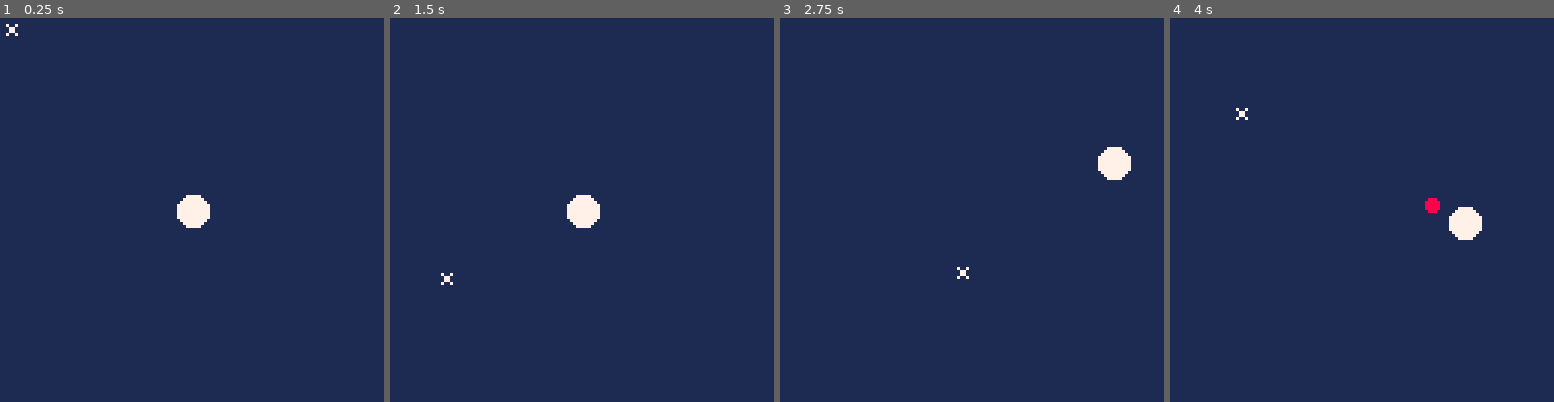
Above: before the commit, frames 1-4 (left to right).
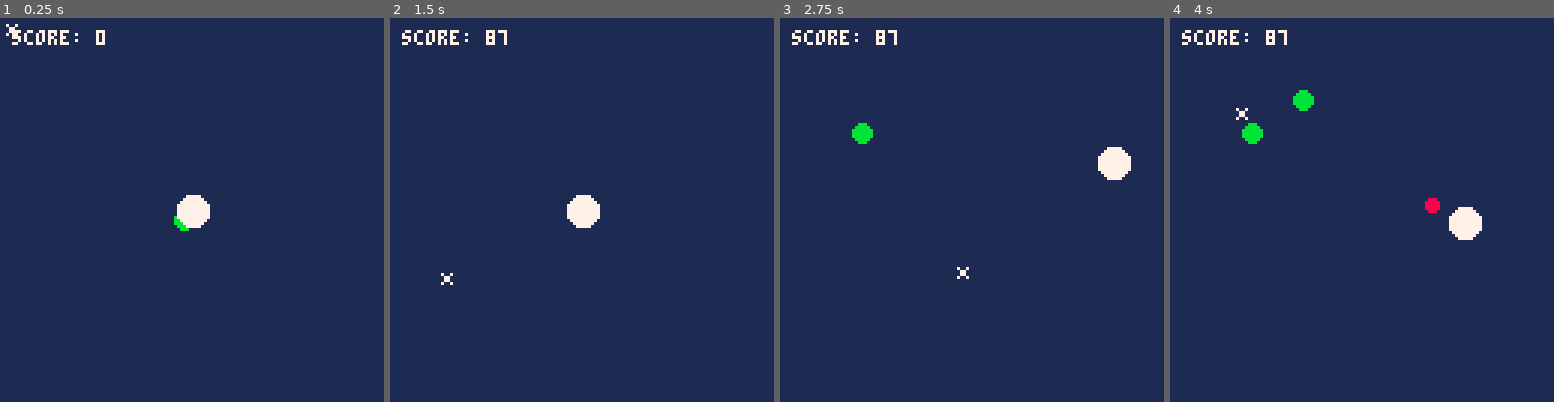
Above: after the commit, the same moments.

Repository: th3n3rd/pico8-games
Game: PICO-8 cartridge point-and-shoot.p8
Same seed, same stepped clock (60 frames per second), same inputs: the game is played once before the commit and once after it.
Inputs (mouse positions are in pixels of both pictures, inside the frame that each line leads up to):
- Up to frame 1 (0.25 s): no input
- Up to frame 2 (1.5 s): tap X (X key) at 0.33, 1.07 s; click (670, 121) at 0.67 s; tap O (Z key) at 0.7 s; click (436, 267) at 1.22 s
- Up to frame 3 (2.75 s): hold Right 1.6-2.1 s; tap O (Z key) at 1.7, 2.1, 2.5 s; click (887, 114) at 1.77 s; tap X (X key) at 1.85 s; hold Up 2.15-2.42 s; click (952, 259) at 2.32 s; hold Right from 2.47 s (still down)
- Up to frame 4 (4 s): click (1404, 106) at 2.87 s; tap O (Z key) at 2.9, 3.3, 3.7 s; tap X (X key) at 2.97 s; release Right at 3.03 s; hold Left 3.08-3.58 s; click (1465, 256) at 3.42 s; hold Down 3.63-3.97 s; click (1231, 102) at 3.97 s

The runs differ from the first frame. In frame 1, 0.4% of the frame differs, in the area x 3-50%, y 3-56%; in frame 2, 0.4%; in frame 3, 0.6%; in frame 4, 0.9%, in the area x 3-38%, y 3-33%.

Commit message:
Adds targets that can be hit, which results in scored points

Diff:
--- a/point-and-shoot.p8
+++ b/point-and-shoot.p8
@@ -4,31 +4,46 @@
 
 function _init()
     poke(0x5f2d, 1)
+
     debug = {}
+
+    high_score = score:new({
+        x = 4,
+        y = 4
+    })
+
     p1 = player:new({
         x = 64,
         y = 64,
         size = 5,
         trace = false
     })
+
+    targets = spawn_group:new()
 end
 
 function _update60()
-    p1:update()
+    p1:update(targets.objects, high_score)
+    targets:update()
 end
 
 function _draw()
     cls(1)
 
+    targets:draw()
+
     p1:draw()
 
+    high_score:draw()
+
     for i,d in ipairs(debug) do
-        print(d, 4, i * 6, 8)
+        print(d, 4, (i + 1) * 6, 8)
     end
 end
 -->8
 -- common
 
+sprite_size = 8
 sprite_half_size = 4
 
 class = {}
@@ -55,6 +70,14 @@
     self.y = max(0, min(128, self.y))
 end
 
+function entity:collides(other)
+    horizontal = abs(self.x - other.x)
+    vertical = abs(self.y - other.y)
+    tolerance = 2
+    threshold = sprite_size - tolerance
+    return horizontal <= threshold  and vertical <= threshold
+end
+
 wasd = {}
 
 function wasd:btn(key)
@@ -73,19 +96,20 @@
 -->8
 -- objects
 
-scope = entity:extend()
+crosshair = entity:extend()
 
 bullet = entity:extend({
     sx = 0,
     sy = 0,
     tx = 0,
     ty = 0,
-    speed = 6
+    speed = 6,
+    visible = true
 })
 
 player = entity:extend({
     size = 1,
-    scope = scope:new(),
+    crosshair = crosshair:new(),
     bullets = {},
     trace = false,
     gun = {
@@ -93,17 +117,31 @@
     }
 })
 
+target = entity:extend({
+    size = 1,
+    spawned_at = time(),
+})
+
+spawn_group = class:extend({
+    objects = {},
+    spawn_rate = 100,
+    spawn_cooldown = 0
+})
+
+score = entity:extend({
+    value = 0
+})
 -->8
 -- player
 
-function player:update()
+function player:update(targets, score)
     if (btn(⬆️) or wasd:btn(⬆️)) self.y -= 1
     if (btn(⬇️) or wasd:btn(⬇️)) self.y += 1
     if (btn(⬅️) or wasd:btn(⬅️)) self.x -= 1
     if (btn(➡️) or wasd:btn(➡️)) self.x += 1
 
     self:boxed()
-    self.scope:update()
+    self.crosshair:update()
 
     if (mouse:btn(1) and self.gun.cooldown <= 0) then
         add(self.bullets, bullet:new({
@@ -111,24 +149,31 @@
             y = self.y,
             sx = self.x,
             sy = self.y,
-            tx = self.scope.x + sprite_half_size,
-            ty = self.scope.y + sprite_half_size,
+            tx = self.crosshair.x + sprite_half_size,
+            ty = self.crosshair.y + sprite_half_size,
         }))
         self.gun.cooldown = 15
     end
 
     for b in all(self.bullets) do
         b:update()
-        if (b:is_offscreen()) del(self.bullets, b)
+        for t in all(targets) do
+            if (b:collides(t)) then
+                b:explode()
+                local points = t:hit()
+                score:update(points)
+            end
+        end
+        if (not b.visible) del(self.bullets, b)
     end
 
     self.gun.cooldown -= 1
 end
 
 function player:draw()
-    self.scope:draw()
-
-    if (self.trace) self.scope:trace(self)
+    self.crosshair:draw()
+
+    if (self.trace) self.crosshair:trace(self)
 
     circfill(self.x, self.y, self.size, 7)
 
@@ -137,18 +182,18 @@
     end
 end
 -->8
--- scope
-
-function scope:update()
+-- crosshair
+
+function crosshair:update()
     self.x = stat(32)
     self.y = stat(33)
 end
 
-function scope:draw()
+function crosshair:draw()
     spr(0, self.x, self.y)
 end
 
-function scope:trace(player)
+function crosshair:trace(player)
     line(
         player.x,
         player.y,
@@ -166,6 +211,7 @@
     local dy = sin(angle)
     self.x += dx * self.speed
     self.y += dy * self.speed
+    self.visible = self.visible and not self:is_offscreen()
 end
 
 function bullet:draw()
@@ -174,6 +220,69 @@
 
 function bullet:is_offscreen()
     return self.x <= 0 or self.x >= 128 or self.y <= 0 or self.y >= 128
+end
+
+function bullet:explode()
+    self.visible = false
+end
+-->8
+-- target
+
+function target:update()
+end
+
+function target:draw()
+    circfill(self.x, self.y, self.size, 11)
+end
+
+function target:hit()
+    self.state = "dead"
+    return self:points()
+end
+
+function target:points()
+    local delay = time() - self.spawned_at
+    local scaled_penalty = 10 * delay
+    return flr(max(0, 100 - scaled_penalty))
+end
+
+function target:is_dead()
+    return self.state == "dead"
+end
+
+function spawn_group:update()
+    if (self.spawn_cooldown <= 0) then
+        add(self.objects, target:new({
+            x = rnd(128),
+            y = rnd(128),
+            size = 3,
+            spawned_at = time(),
+        }))
+        self.spawn_cooldown = self.spawn_rate
+    end
+
+    for o in all(self.objects) do
+        o:update()
+        if (o:is_dead()) del(self.objects, o)
+    end
+
+    self.spawn_cooldown -= 1
+end
+
+function spawn_group:draw()
+    for e in all(self.objects) do
+        e:draw()
+    end
+end
+-->8
+-- score
+
+function score:update(inc)
+    self.value += inc
+end
+
+function score:draw()
+    print("score: "..self.value, self.x, self.y, 7)
 end
 __gfx__
 00000000000000000000000000000000000000000000000000000000000000000000000000000000000000000000000000000000000000000000000000000000
